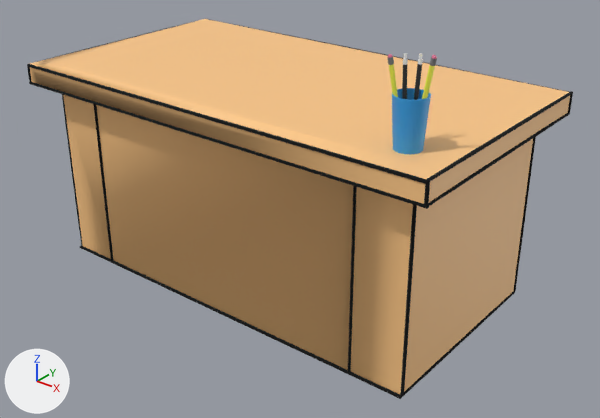
The FBX model Assets/Art/3D Stuff/Tables/1st-Level Doctor Table With Outline.fbx as it was, and as the next commit left it.
Camera for both pictures: a camera (50 mm lens) standing at (4.68, -5.64, 4.22) and looking at (0.27, -0.13, 0.8). The axes (+X, +Y, +Z) are drawn at lower left. The lights are the same throughout.

The first picture shows '1st-Level Table'.
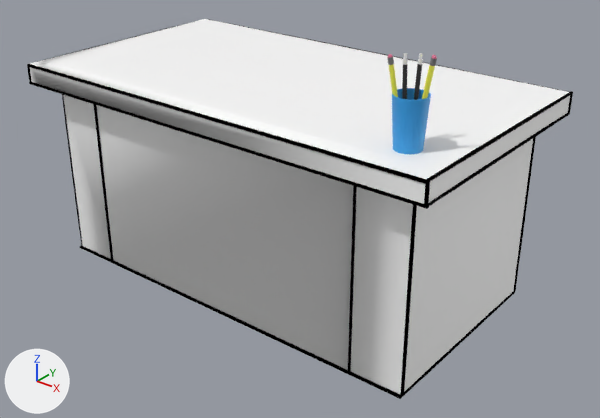
Commit message: Updated Tables

What differs and where, as boxes (x1, y1, x2, y2) in the pictures (600 x 418 px):
'1st-Level Table', recoloured (beige to white): (27, 19, 573, 399) in both

Edits to the bpy script that builds the scene:
```text
Change mat_table_color:
    mat_table_color.base_color: (1.0, 0.585, 0.246) -> (1.0, 1.0, 1.0)  # beige #ffc988 -> white #ffffff
```
